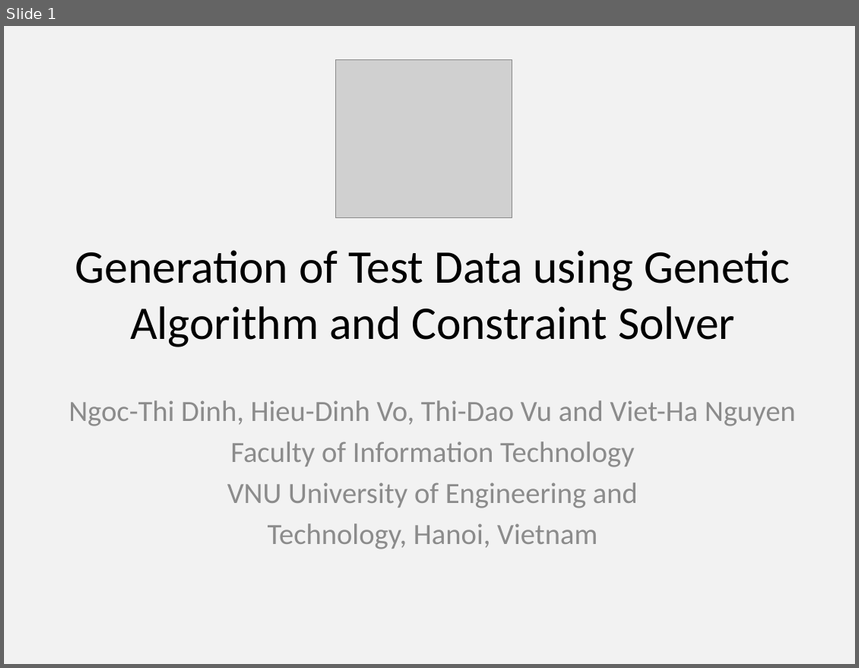
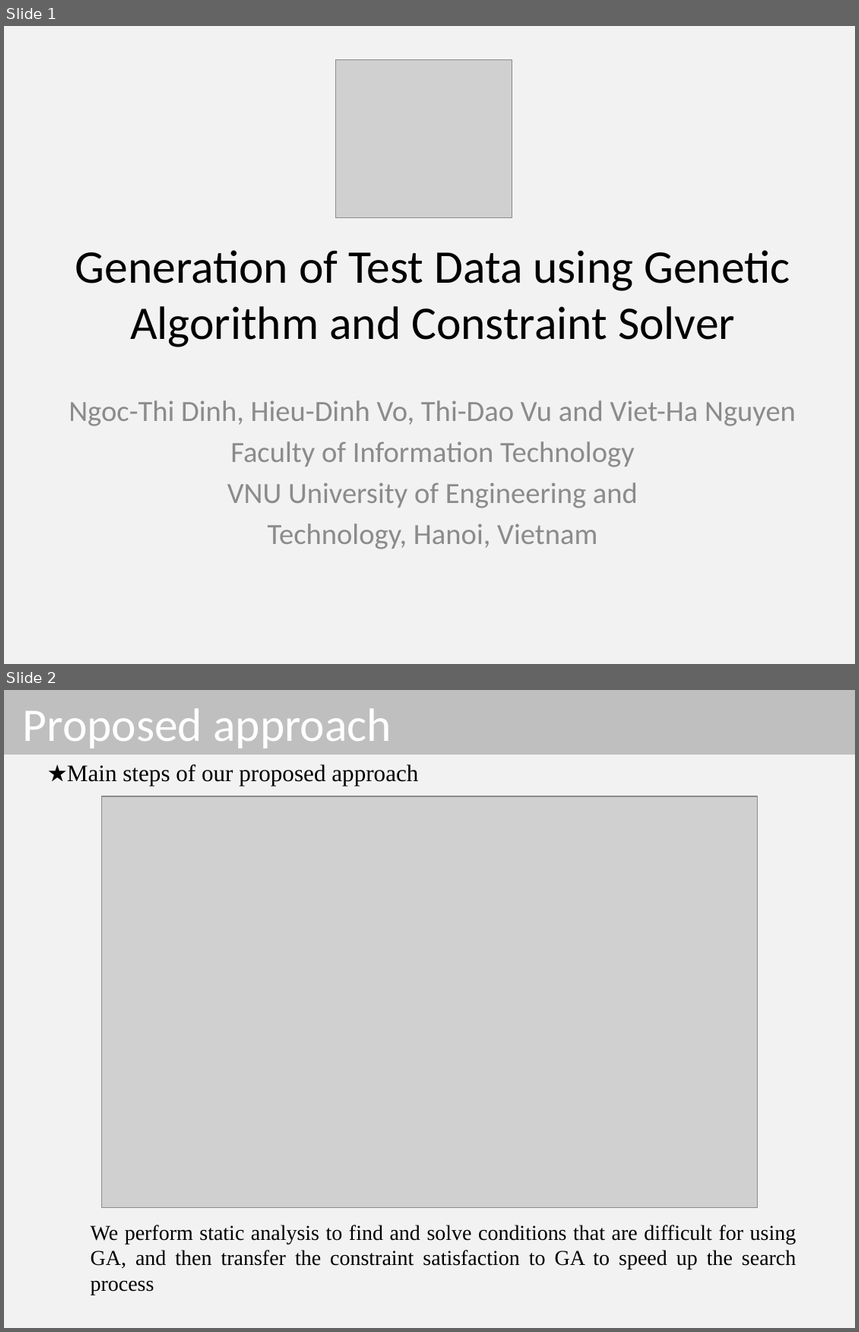
Before and after one commit to dinhngocthi/GAsource, a slide deck: CFT4CUnitSrc/src/report/ACIIDS2017_Presentation.pptx. Shown one above the other, each under a label of ours: slide 1 before the commit, slides 1 and 2 after it. The pictures are 859x668 and 859x1332 pixels, drawn with LibreOffice and Linux fonts; fonts in the diff are those of the drawing; grey boxes stand for pictures. Boxes give left, top, right and bottom in pixels: in the first picture for what was removed or moved away, otherwise in the second. Text is boxed around its words. In the diff, an @@ line names an element or a change of style, - is before the commit and + after.

```diff
--- a/CFT4CUnitSrc/src/report/ACIIDS2017_Presentation.pptx
+++ b/CFT4CUnitSrc/src/report/ACIIDS2017_Presentation.pptx
@@ slide 2 added at (4, 690, 855, 1328), background #F2F2F2 @@
@@ title added at (4, 690, 855, 755), fill #BFBFBF, 39.6 pt, text #FFFFFF @@
+Proposed approach
@@ text added at (67, 764, 418, 786), 20 pt, text #000000 @@
+★Main steps of our proposed approach
@@ picture added at (102, 796, 758, 1208) @@
@@ text added at (91, 1225, 797, 1295), 18 pt, text #000000 @@
+We perform static analysis to find and solve conditions that are difficult for using GA, and then transfer the constraint satisfaction to GA to speed up the search process
```
Also in this commit, not shown: 1 other slide added, 2 slides removed, 1 other file.
